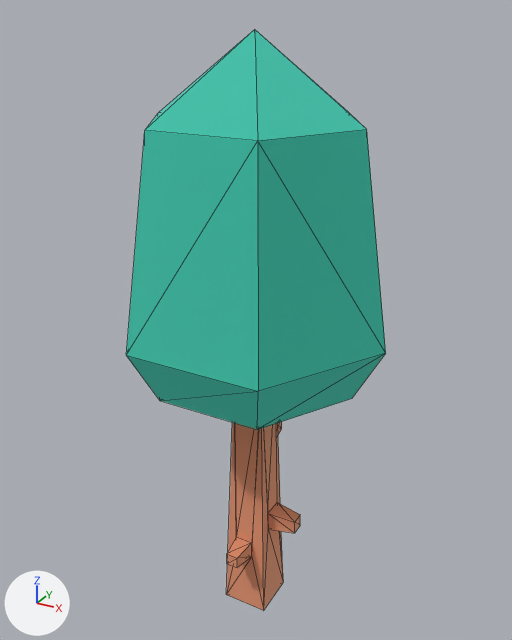
The glTF model games/pig-pens/baked/models/tree.glb: old version first, new version second.
Camera for both pictures: a camera (50 mm lens) standing at (0.866, -1.569, 1.702) and looking at (-0.018, 0.038, 0.899). Lighting does not change. The marker at lower left points along +X, +Y and +Z. The picture after the commit comes second. Mesh edges are drawn as thin lines. Vertices at exactly the same position are counted once.

In view in the first picture: 'tree_default'.
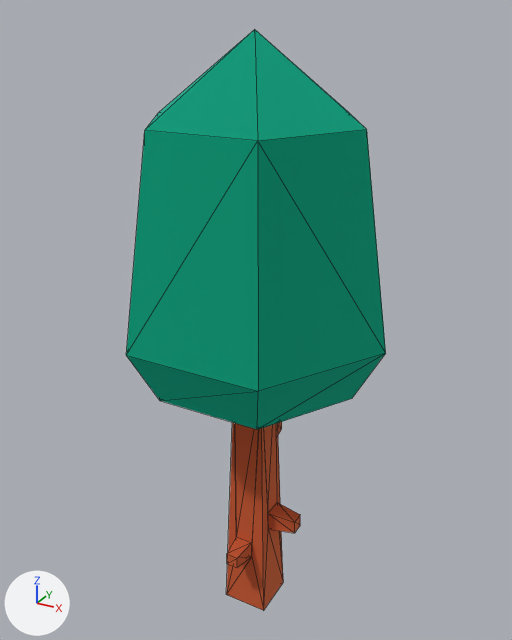
What differs and where, as boxes (x1, y1, x2, y2) in the pictures (512 x 640 px):
'tree_default', recoloured (darker): (126, 29, 386, 611) in both
part 1 of me_mesh_tree_default, recoloured (darker): (227, 422, 300, 611) in both

The change, as a diff of the scene's bpy script:
```diff
--- a/games/pig-pens/baked/models/tree.glb.py
+++ b/games/pig-pens/baked/models/tree.glb.py
@@ mat_leaf @@
 n0 = _N.new('ShaderNodeBsdfPrincipled'); n0.name = 'Principled BSDF'
-n0.inputs[0].default_value = (0.161, 0.788, 0.671, 1.0)  # 'Base Color', cyan #70e6d6
 n0.inputs[1].default_value = 1.0  # 'Metallic'
@@ mat_leaf @@
 n1 = _N.new('ShaderNodeOutputMaterial'); n1.name = 'Material Output'
+n2 = _N.new('ShaderNodeVertexColor'); n2.name = 'Color Attribute'
 _L.new(n0.outputs[0], n1.inputs[0])  # 'BSDF' to 'Surface'
+_L.new(n2.outputs[0], n0.inputs[0])  # 'Color' to 'Base Color'
@@ mat_wood @@
+mat_wood = bpy.data.materials.new('wood')
+mat_wood.use_nodes = True; mat_wood.node_tree.nodes.clear()
+_N = mat_wood.node_tree.nodes; _L = mat_wood.node_tree.links
+n0 = _N.new('ShaderNodeBsdfPrincipled'); n0.name = 'Principled BSDF'
+n0.inputs[1].default_value = 1.0  # 'Metallic'
+n0.inputs[2].default_value = 1.0  # 'Roughness'
+n1 = _N.new('ShaderNodeOutputMaterial'); n1.name = 'Material Output'
+n2 = _N.new('ShaderNodeVertexColor'); n2.name = 'Color Attribute'
+_L.new(n0.outputs[0], n1.inputs[0])  # 'BSDF' to 'Surface'
+_L.new(n2.outputs[0], n0.inputs[0])  # 'Color' to 'Base Color'
@@ me_mesh_tree_default @@
 me_mesh_tree_default.from_pydata(...)  # 59 vertices, 114 faces; spans x -0.38..0.38, y -0.33..0.33, z 0.0..1.71
 # used by ob_tree_default; location = (0.0, 0.0, -0.05)
+# me_mesh_tree_default part 1: all 74 faces that had it switch from mat_bark (beige #f2be9e) to mat_wood
+# me_mesh_tree_default part 2: vertex colours changed
 me_mesh_tree_default.materials.append(mat_leaf)
```
